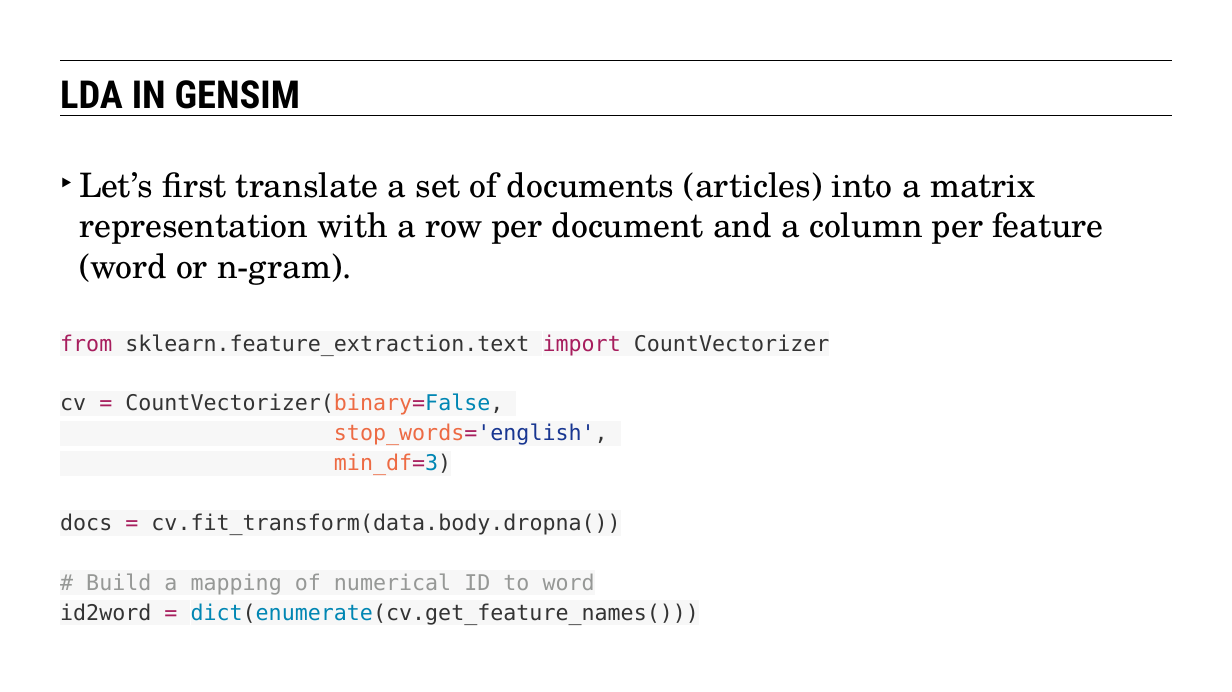
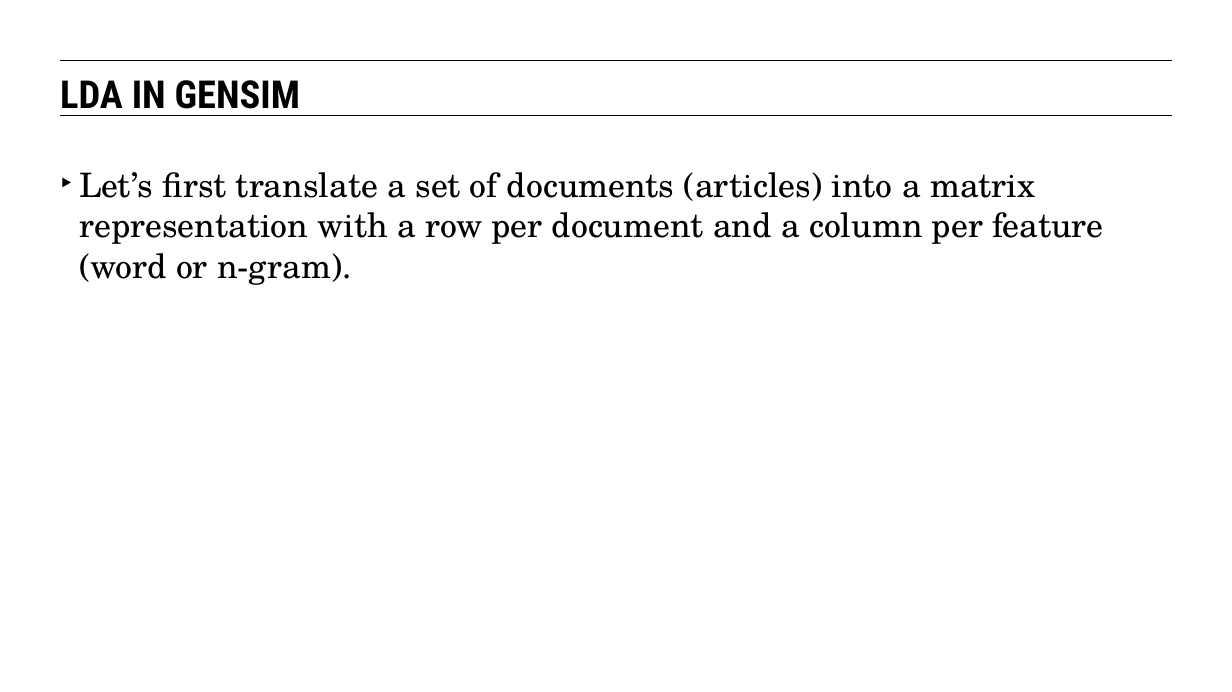
Before and after one commit to eflautt/ga-data-science, a slide deck: slide 42 of lessons/lesson-14/14-latent-variables-and-natural-language-processing.pptx (slide 38 before the commit). Drawn at 1232x692 pixels with LibreOffice and Linux fonts; fonts in the diff are those of the drawing. Boxes give left, top, right and bottom in pixels: in the first picture for what was removed or moved away, otherwise in the second. Text is boxed around its words. In the diff, an @@ line names an element or a change of style, - is before the commit and + after.

```diff
--- a/lessons/lesson-14/14-latent-variables-and-natural-language-processing.pptx
+++ b/lessons/lesson-14/14-latent-variables-and-natural-language-processing.pptx
@@ text at bbox=[60, 334, 830, 625]: paragraph removed @@
-from sklearn.feature_extraction.text import CountVectorizer
-cv = CountVectorizer(binary=False,
-stop_words='english',
-min_df=3)
-docs = cv.fit_transform(data.body.dropna())
-# Build a mapping of numerical ID to word
-id2word = dict(enumerate(cv.get_feature_names()))
```
Also in this commit, not shown: 34 other slides changed, 7 slides added, 1 slide removed.
